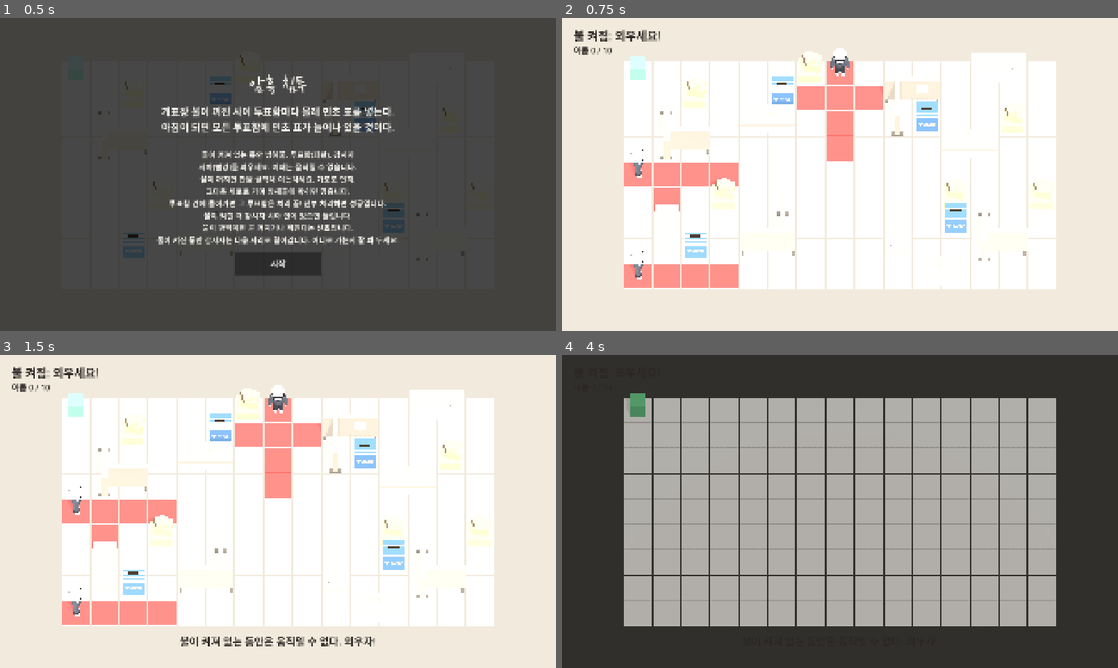
Above: before the commit, frames 1-4 (two rows, left to right).
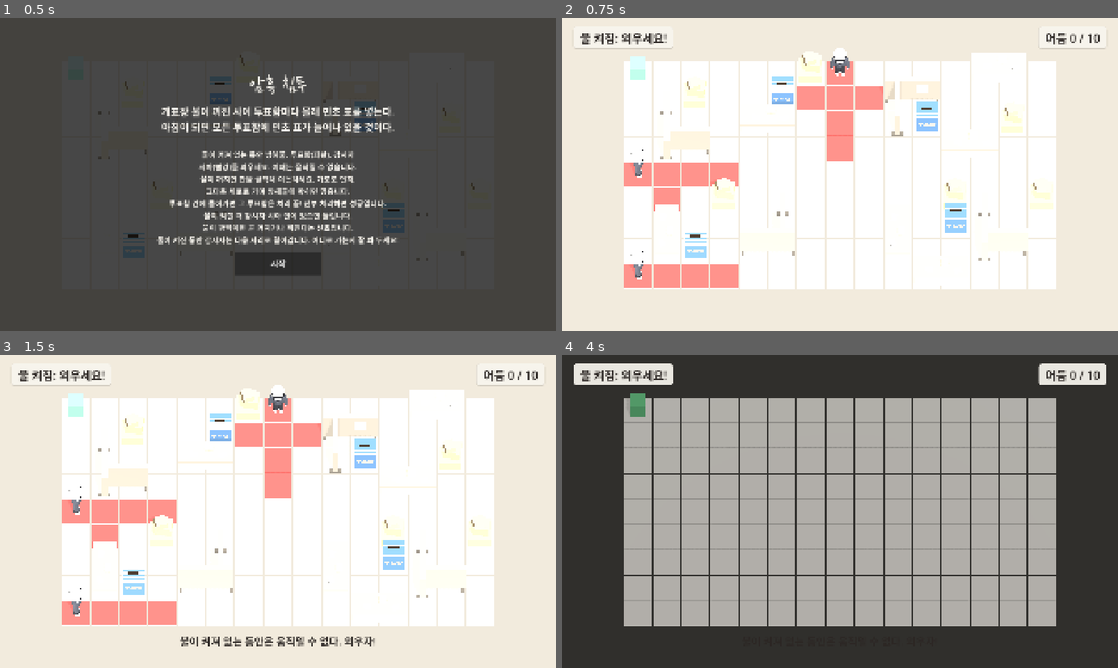
Above: after the commit, the same moments.

Repository: hahaha13791/mincho-game
Game: Godot game, scene res://minigames/owl_ballot/owl_ballot.tscn
Same seed, same stepped clock (60 frames per second), same inputs: the game is played once before the commit and once after it. This scene is started directly instead of the project's main scene.
Inputs (mouse positions are in pixels of both pictures, inside the frame that each line leads up to):
- Up to frame 1 (0.5 s): no input
- Up to frame 2 (0.75 s): click "시작" at 0.5 s
- Up to frame 3 (1.5 s): tap Enter at 1.25 s; move the mouse to (400, 495) at 1.27 s; click (400, 495) at 1.42 s
- Up to frame 4 (4 s): move the mouse to (728, 527) at 2.02 s; click (728, 527) at 2.17 s; move the mouse to (895, 442) at 2.77 s; click (895, 442) at 2.92 s; move the mouse to (812, 574) at 3.52 s; click (812, 574) at 3.67 s

Frame 1 is identical in both runs. In frame 2, 0.8% of the frame differs, in the area x 2-98%, y 3-12%; in frame 3, 0.8%; in frame 4, 1.9%, in the area x 2-98%, y 2-10%.

Commit message:
feat: 미니게임 왼쪽 위 상태 표시를 크게 하고 밝은 카드 위에 올림
- 테마에 HudLabel(40px, 반투명 종이색 카드) 추가, 6개 미니게임의 상태 라벨에 적용
- 라벨이 글자 크기에 맞게 줄어들게 하고, 암흑 침투의 어둠 횟수는 맵과 겹치지 않게 오른쪽 위로
- 튜토리얼 동안 HUD를 숨김. 아직 글이 없는 라벨이 빈 카드로 보였다

Co-Authored-By: Claude Opus 5.5 <noreply@anthropic.com>

Diff:
--- a/common/style/theme.tres
+++ b/common/style/theme.tres
@@ -1,8 +1,22 @@
-[gd_resource type="Theme" load_steps=3 format=3]
+[gd_resource type="Theme" load_steps=4 format=3]
 
 [ext_resource type="FontFile" path="res://assets/fonts/NanumPenScript-Regular.ttf" id="1"]
 
 [sub_resource type="StyleBoxEmpty" id="empty"]
+
+[sub_resource type="StyleBoxFlat" id="hud_card"]
+content_margin_left = 22.0
+content_margin_top = 8.0
+content_margin_right = 22.0
+content_margin_bottom = 8.0
+bg_color = Color(0.98, 0.97, 0.94, 0.92)
+corner_radius_top_left = 12
+corner_radius_top_right = 12
+corner_radius_bottom_right = 12
+corner_radius_bottom_left = 12
+shadow_color = Color(0, 0, 0, 0.12)
+shadow_size = 4
+shadow_offset = Vector2(0, 2)
 
 [resource]
 default_font_size = 28
@@ -20,3 +34,6 @@
 HandButton/styles/hover = SubResource("empty")
 HandButton/styles/pressed = SubResource("empty")
 HandButton/styles/focus = SubResource("empty")
+HudLabel/base_type = &"Label"
+HudLabel/font_sizes/font_size = 40
+HudLabel/styles/normal = SubResource("hud_card")
--- a/common/tutorial.gd
+++ b/common/tutorial.gd
@@ -40,8 +40,14 @@
 	button.text = "시작"
 	button.custom_minimum_size = Vector2(300, 80) # 타이틀 버튼과 같은 크기
 	button.size_flags_horizontal = Control.SIZE_SHRINK_CENTER
+	# 튜토리얼 동안 HUD를 숨긴다. 아직 글이 없는 상태 라벨이 빈 카드로 보인다
+	var hud: CanvasLayer = host.get_node_or_null("HUD") as CanvasLayer
+	if hud != null:
+		hud.hide()
 	button.pressed.connect(func() -> void:
 		screen.queue_free()
+		if hud != null:
+			hud.show()
 		on_start.call())
 	box.add_child(button)
 	host.add_child(screen)
--- a/minigames/ballot_box/ballot_box.tscn
+++ b/minigames/ballot_box/ballot_box.tscn
@@ -21,15 +21,17 @@
 [node name="TimerLabel" type="Label" parent="HUD"]
 offset_left = 40.0
 offset_top = 30.0
-offset_right = 400.0
-offset_bottom = 80.0
+offset_right = 40.0
+offset_bottom = 30.0
+theme_type_variation = &"HudLabel"
 text = "30.0"
 
 [node name="FillLabel" type="Label" parent="HUD"]
 offset_left = 40.0
-offset_top = 80.0
-offset_right = 400.0
-offset_bottom = 130.0
+offset_top = 120.0
+offset_right = 40.0
+offset_bottom = 120.0
+theme_type_variation = &"HudLabel"
 
 [node name="AlertLabel" type="Label" parent="HUD"]
 visible = false
--- a/minigames/mad_rat/mad_rat.tscn
+++ b/minigames/mad_rat/mad_rat.tscn
@@ -22,8 +22,9 @@
 [node name="ProgressLabel" type="Label" parent="HUD"]
 offset_left = 40.0
 offset_top = 30.0
-offset_right = 600.0
-offset_bottom = 80.0
+offset_right = 40.0
+offset_bottom = 30.0
+theme_type_variation = &"HudLabel"
 
 [node name="HintLabel" type="Label" parent="HUD"]
 anchors_preset = 5
--- a/minigames/owl_ballot/owl_ballot.tscn
+++ b/minigames/owl_ballot/owl_ballot.tscn
@@ -22,15 +22,20 @@
 [node name="StateLabel" type="Label" parent="HUD"]
 offset_left = 40.0
 offset_top = 30.0
-offset_right = 900.0
-offset_bottom = 80.0
-theme_override_font_sizes/font_size = 40
+offset_right = 40.0
+offset_bottom = 30.0
+theme_type_variation = &"HudLabel"
 
 [node name="CycleLabel" type="Label" parent="HUD"]
-offset_left = 40.0
-offset_top = 90.0
-offset_right = 900.0
-offset_bottom = 140.0
+anchors_preset = 1
+anchor_left = 1.0
+anchor_right = 1.0
+offset_left = -40.0
+offset_top = 30.0
+offset_right = -40.0
+offset_bottom = 30.0
+grow_horizontal = 0
+theme_type_variation = &"HudLabel"
 
 [node name="HintLabel" type="Label" parent="HUD"]
 anchors_preset = 7
--- a/minigames/piano_ballot/piano_ballot.tscn
+++ b/minigames/piano_ballot/piano_ballot.tscn
@@ -20,8 +20,9 @@
 [node name="MistakeLabel" type="Label" parent="HUD"]
 offset_left = 40.0
 offset_top = 30.0
-offset_right = 600.0
-offset_bottom = 80.0
+offset_right = 40.0
+offset_bottom = 30.0
+theme_type_variation = &"HudLabel"
 
 [node name="WarnLabel" type="Label" parent="HUD"]
 visible = false
--- a/minigames/sandwich_ballot/sandwich_ballot.tscn
+++ b/minigames/sandwich_ballot/sandwich_ballot.tscn
@@ -24,14 +24,16 @@
 [node name="RoundLabel" type="Label" parent="HUD"]
 offset_left = 40.0
 offset_top = 30.0
-offset_right = 400.0
-offset_bottom = 80.0
+offset_right = 40.0
+offset_bottom = 30.0
+theme_type_variation = &"HudLabel"
 
 [node name="SheetLabel" type="Label" parent="HUD"]
 offset_left = 40.0
-offset_top = 80.0
-offset_right = 400.0
-offset_bottom = 200.0
+offset_top = 120.0
+offset_right = 40.0
+offset_bottom = 120.0
+theme_type_variation = &"HudLabel"
 
 [node name="HintLabel" type="Label" parent="HUD"]
 anchors_preset = 5
--- a/minigames/vanishing_ink/vanishing_ink.tscn
+++ b/minigames/vanishing_ink/vanishing_ink.tscn
@@ -20,8 +20,9 @@
 [node name="RoundLabel" type="Label" parent="HUD"]
 offset_left = 40.0
 offset_top = 30.0
-offset_right = 400.0
-offset_bottom = 80.0
+offset_right = 40.0
+offset_bottom = 30.0
+theme_type_variation = &"HudLabel"
 
 [node name="HintLabel" type="Label" parent="HUD"]
 anchors_preset = 7
